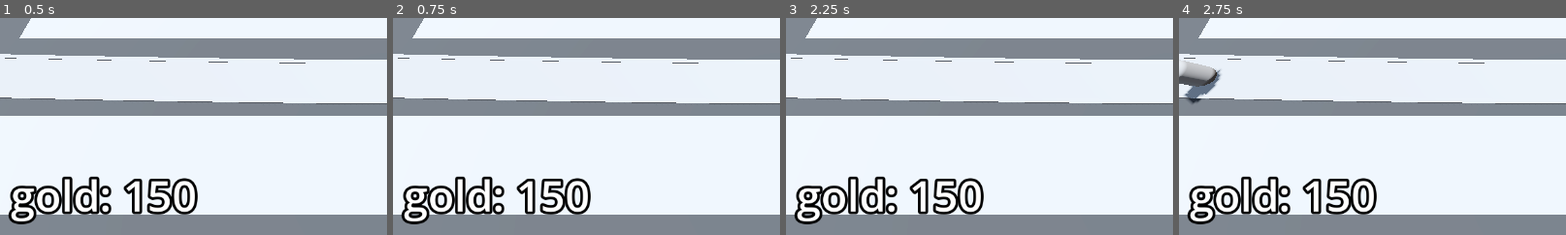
Above: before the commit, frames 1-4 (left to right).
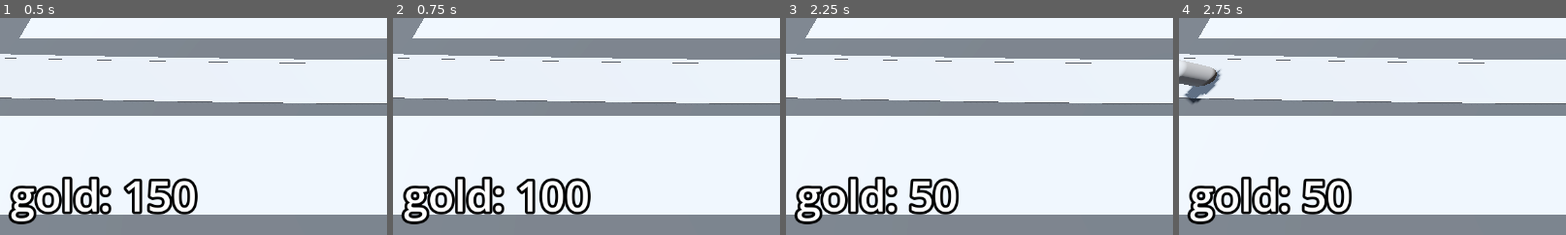
Above: after the commit, the same moments.

Repository: ozgencDev/Barbarian-Blaster
Game: Godot game, scene res://BaseLevel.tscn
The game is run twice, just before and just after one commit, with the same random seed, the same clock (stepped at 60 frames per second) and the same inputs.
Inputs (mouse positions are % of the whole screen's width and height, from its top left):
- Up to frame 1 (0.5 s): no input
- Up to frame 2 (0.75 s): tap Enter at 0.5 s; move the mouse to (72, 45) at 0.52 s; press the mouse at (72, 45) at 0.53 s
- Up to frame 3 (2.25 s): tap Space at 1.25 s; move the mouse to (30, 55) at 1.27 s; release the mouse at (30, 55) at 1.28 s; click (30, 55) at 1.35 s; tap Enter at 2 s; move the mouse to (60, 28) at 2.02 s; press the mouse at (60, 28) at 2.03 s
- Up to frame 4 (2.75 s): no input
The pictures show only the part of the screen within x 0-50%, y 50-100%; the shares and areas given below are measured in that part.

Frame 1 is identical in both runs. In frame 2, 0.6% of the frame differs, in the area x 37-45%, y 73-91%; in frame 3, 1.8%, in the area x 31-52%, y 73-91%; in frame 4, 1.8%.

Commit message:
adds earn coin system with killing enemy, adds turret cost system depends on building turret

Diff:
--- a/BaseLevel.tscn
+++ b/BaseLevel.tscn
@@ -121,7 +121,7 @@
 turret = ExtResource("6_plplw")
 enemy_path = NodePath("../EnemyPath")
 
-[node name="Bank" type="MarginContainer" parent="."]
+[node name="Bank" type="MarginContainer" parent="." groups=["bank"]]
 anchors_preset = 15
 anchor_right = 1.0
 anchor_bottom = 1.0
--- a/Enemy/enemy.gd
+++ b/Enemy/enemy.gd
@@ -3,8 +3,10 @@
 
 @export var speed: float = 1
 @export var max_health := 50
+@export var coin := 15
 @onready var base = get_tree().get_first_node_in_group("base")
 @onready var animation_player: AnimationPlayer = $AnimationPlayer
+@onready var bank = get_tree().get_first_node_in_group("bank")
 
 var current_health: int:
 	set(health_in):
@@ -14,6 +16,7 @@
 		print(current_health)
 		if(current_health < 1):
 			queue_free()
+			bank.gold += coin
 
 
 func _ready() -> void:
--- a/RayPickerCamera/ray_picker_camera.gd
+++ b/RayPickerCamera/ray_picker_camera.gd
@@ -3,8 +3,10 @@
 @export var gridmap: GridMap
 
 @onready var ray_cast_3d: RayCast3D = $RayCast3D
+@onready var bank = get_tree().get_first_node_in_group("bank")
+
 @export var turret_manager: Node3D
-
+@export var turret_cost := 50
 # Called every frame. 'delta' is the elapsed time since the previous frame.
 func _process(delta: float) -> void:
 	var mouse_position: Vector2 = get_viewport().get_mouse_position()
@@ -12,15 +14,19 @@
 	ray_cast_3d.force_raycast_update()
 
 	if ray_cast_3d.is_colliding():
-		Input.set_default_cursor_shape(Input.CURSOR_POINTING_HAND)
-		var collider = ray_cast_3d.get_collider()
-		if collider is GridMap:
-			if Input.is_action_pressed("click"):
-				var collision_point = ray_cast_3d.get_collision_point()
-				var cell = gridmap.local_to_map(collision_point)
-				if gridmap.get_cell_item(cell) == 0: #for bug purposes
-					gridmap.set_cell_item(cell, 1)
-					var g_pos = gridmap.map_to_local(cell)
-					turret_manager.build_turret(g_pos)
+		if bank.gold >= turret_cost:
+			Input.set_default_cursor_shape(Input.CURSOR_POINTING_HAND)
+			var collider = ray_cast_3d.get_collider()
+			if collider is GridMap:
+				if Input.is_action_pressed("click"):
+					var collision_point = ray_cast_3d.get_collision_point()
+					var cell = gridmap.local_to_map(collision_point)
+					if gridmap.get_cell_item(cell) == 0: #for bug purposes
+						gridmap.set_cell_item(cell, 1)
+						var g_pos = gridmap.map_to_local(cell)
+						turret_manager.build_turret(g_pos)
+						bank.gold -= turret_cost
+		else:
+			Input.set_default_cursor_shape(Input.CURSOR_ARROW)
 	else:
 		Input.set_default_cursor_shape(Input.CURSOR_ARROW)
